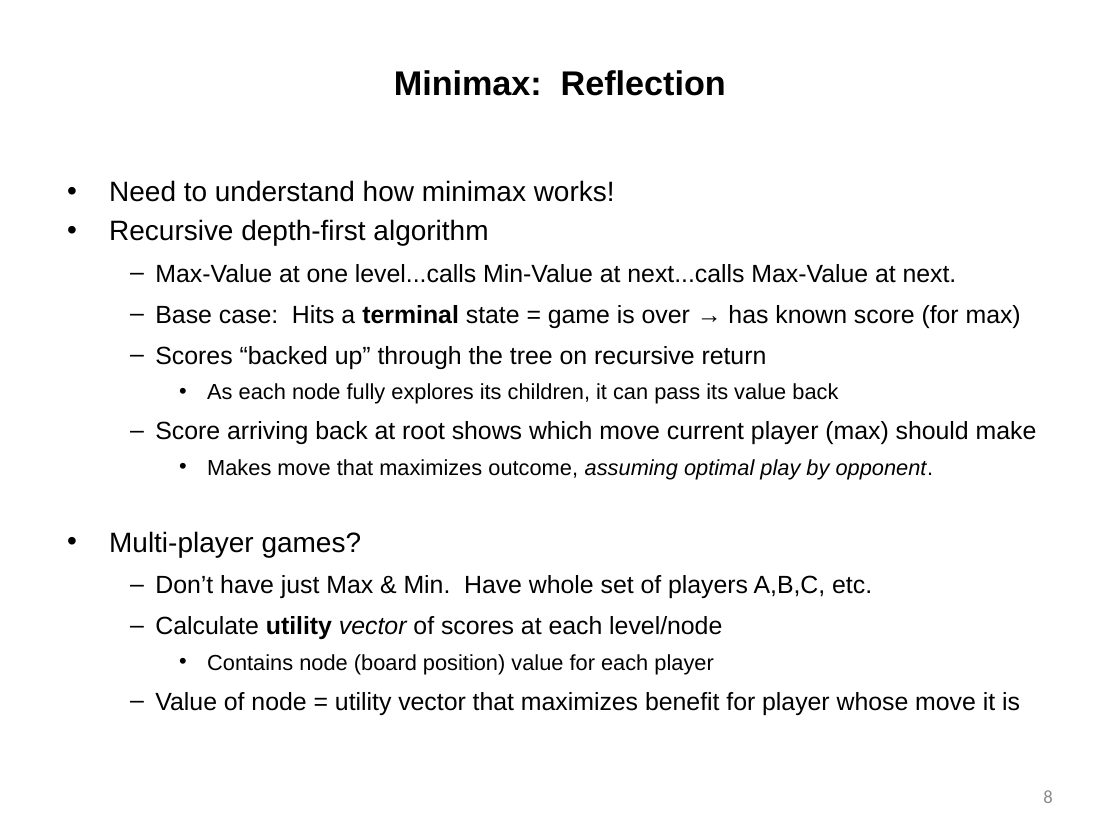
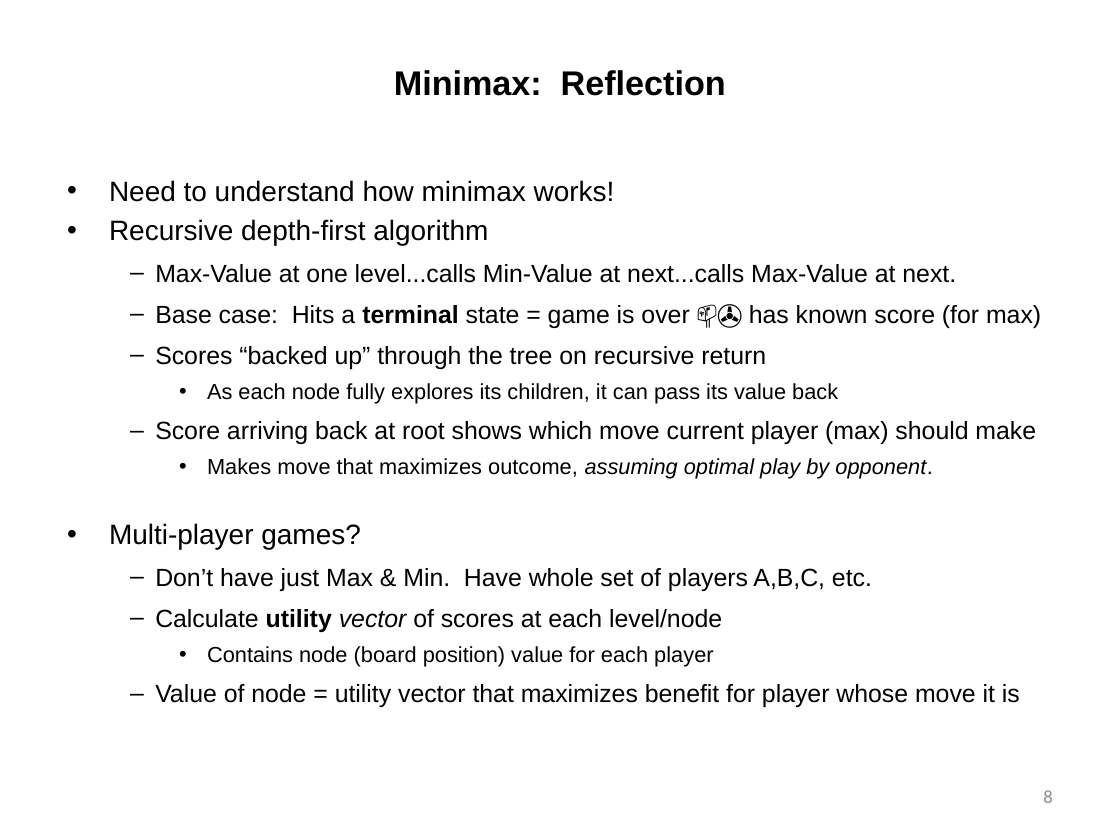
Before and after one commit to tdhock/cs470-570-spring-2023, a slide deck: slide 8 of slides/chapter5.pptx. Drawn at 1120x840 pixels with LibreOffice and Linux fonts; fonts in the diff are those of the drawing. Boxes give left, top, right and bottom in pixels: in the first picture for what was removed or moved away, otherwise in the second. Text is boxed around its words. In the diff, an @@ line names an element or a change of style, - is before the commit and + after.

```diff
--- a/slides/chapter5.pptx
+++ b/slides/chapter5.pptx
@@ text at (155,305,1041,328): text changed @@
-  – Base case: Hits a terminal state = game is over → has known score (for max)
+  – Base case: Hits a terminal state = game is over 📫✇ has known score (for max)
```
Also in this commit, not shown: 27 other slides changed, 1 other file.
